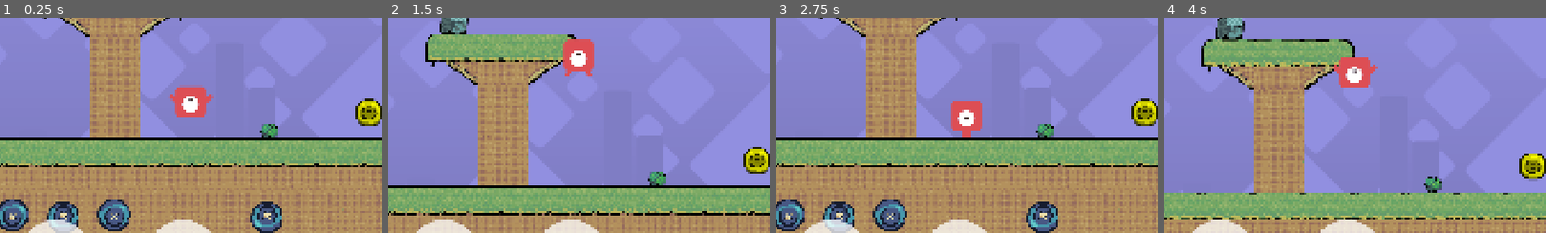
Above: before the commit, frames 1-4 (left to right).
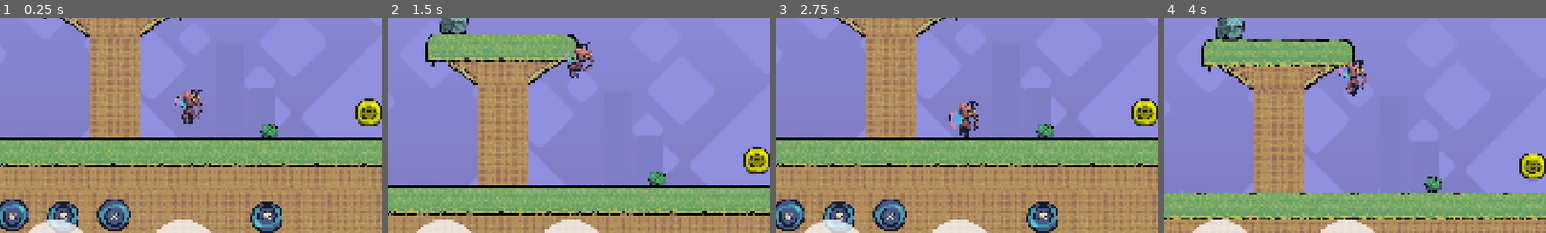
Above: after the commit, the same moments.

Repository: endlessm/moddable-platformer
Game: Godot game, scene res://main.tscn
Same seed, same stepped clock (60 frames per second), same inputs: the game is played once before the commit and once after it.
Inputs (mouse positions are % of the whole screen's width and height, from its top left):
- Up to frame 1 (0.25 s): no input
- Up to frame 2 (1.5 s): tap Enter at 0.5 s; move the mouse to (72, 45) at 0.52 s; click (72, 45) at 0.67 s; tap Up (player_1_jump) at 0.77 s; move the mouse to (30, 55) at 1.27 s; click (30, 55) at 1.42 s
- Up to frame 3 (2.75 s): tap Up (player_1_jump) at 1.52 s; move the mouse to (60, 28) at 2.02 s; click (60, 28) at 2.17 s
- Up to frame 4 (4 s): move the mouse to (45, 70) at 2.77 s; click (45, 70) at 2.92 s; tap Up (player_1_jump) at 3.02, 3.77 s; move the mouse to (80, 65) at 3.52 s; click (80, 65) at 3.67 s
The pictures show only the part of the screen within x 2-52%, y 31-81%; the shares and areas given below are measured in that part.

The runs differ from the first frame. In frame 1, 1.4% of the frame differs, in the area x 44-56%, y 31-50%; in frame 2, 1.3%; in frame 3, 1.2%; in frame 4, 1.3%.

Commit message:
Use red InkDrinker for Player by default

Diff:
--- a/components/player/player.tscn
+++ b/components/player/player.tscn
@@ -1,7 +1,7 @@
 [gd_scene load_steps=9 format=3 uid="uid://8st4scqt06l8"]
 
 [ext_resource type="Script" uid="uid://umb21eb2y1oj" path="res://scripts/player.gd" id="1_w3ms2"]
-[ext_resource type="SpriteFrames" uid="uid://bo581k1esb50n" path="res://components/player/spriteframes-red.tres" id="2_msaml"]
+[ext_resource type="SpriteFrames" uid="uid://c2wpvtw1stuyq" path="res://components/player/spriteframes-inkdrinker-red.tres" id="2_msaml"]
 [ext_resource type="AudioStream" uid="uid://dmx2rtf2vy1" path="res://assets/sounds/244654__dsg__pop-2.ogg" id="3_ph1f6"]
 [ext_resource type="AudioStream" uid="uid://bx1joarpc14j5" path="res://assets/sounds/538066__stevielematt__boing.ogg" id="3_wa6cj"]
 [ext_resource type="AudioStream" uid="uid://p0b3e0t7h8j3" path="res://assets/sounds/596541__tothrec2__large-wings-flapping-foley.ogg" id="4_mpawu"]
@@ -46,7 +46,8 @@
 unique_name_in_owner = true
 position = Vector2(0, -64)
 sprite_frames = ExtResource("2_msaml")
-animation = &"all"
+animation = &"idle"
+autoplay = "idle"
 
 [node name="CollisionShape2D" type="CollisionShape2D" parent="."]
 position = Vector2(0, -46)
--- a/main.tscn
+++ b/main.tscn
@@ -10,7 +10,7 @@
 [ext_resource type="Texture2D" uid="uid://84t7yee808cn" path="res://assets/items/button.png" id="6_kpi5m"]
 [ext_resource type="PackedScene" uid="uid://jt80gv02u4f2" path="res://hud.tscn" id="6_mp7wy"]
 [ext_resource type="PackedScene" uid="uid://dk0xon0k7ga23" path="res://components/enemy/enemy.tscn" id="9_l6smt"]
-[ext_resource type="SpriteFrames" uid="uid://bo581k1esb50n" path="res://components/player/spriteframes-red.tres" id="9_qmofe"]
+[ext_resource type="SpriteFrames" uid="uid://c2wpvtw1stuyq" path="res://components/player/spriteframes-inkdrinker-red.tres" id="9_qmofe"]
 [ext_resource type="PackedScene" uid="uid://beuisy5yrw0bq" path="res://components/flag/flag.tscn" id="12_dkbog"]
 [ext_resource type="Script" uid="uid://boqbxvbja884q" path="res://scripts/multiplayer_camera.gd" id="13_0d2mj"]
 
